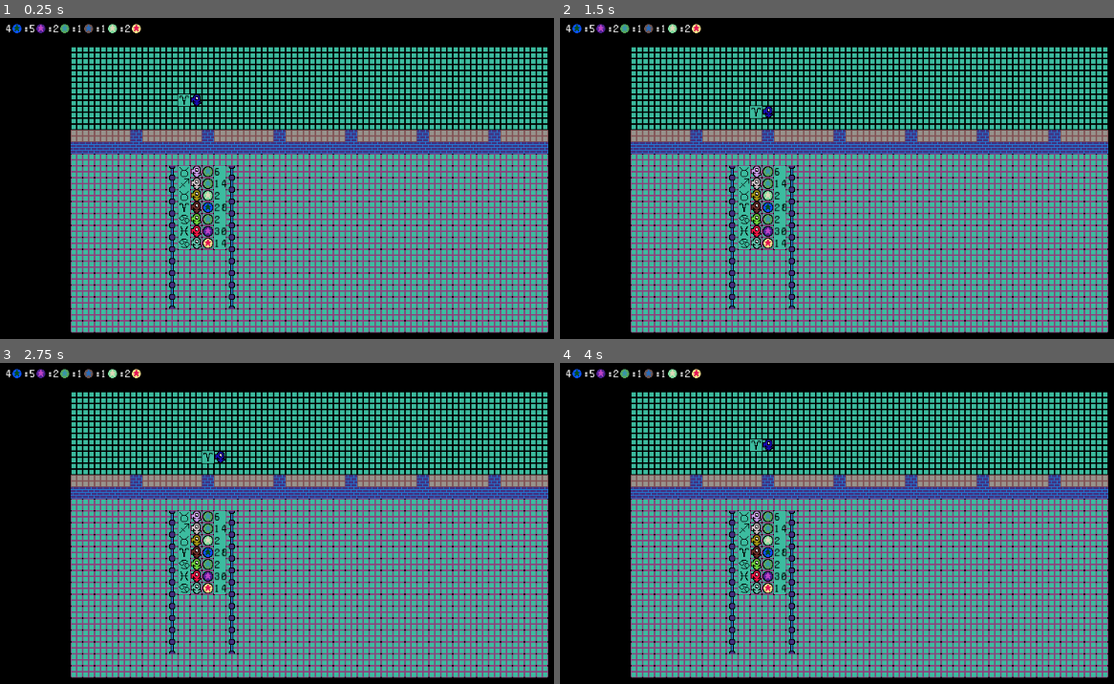
Above: before the commit, frames 1-4 (two rows, left to right).
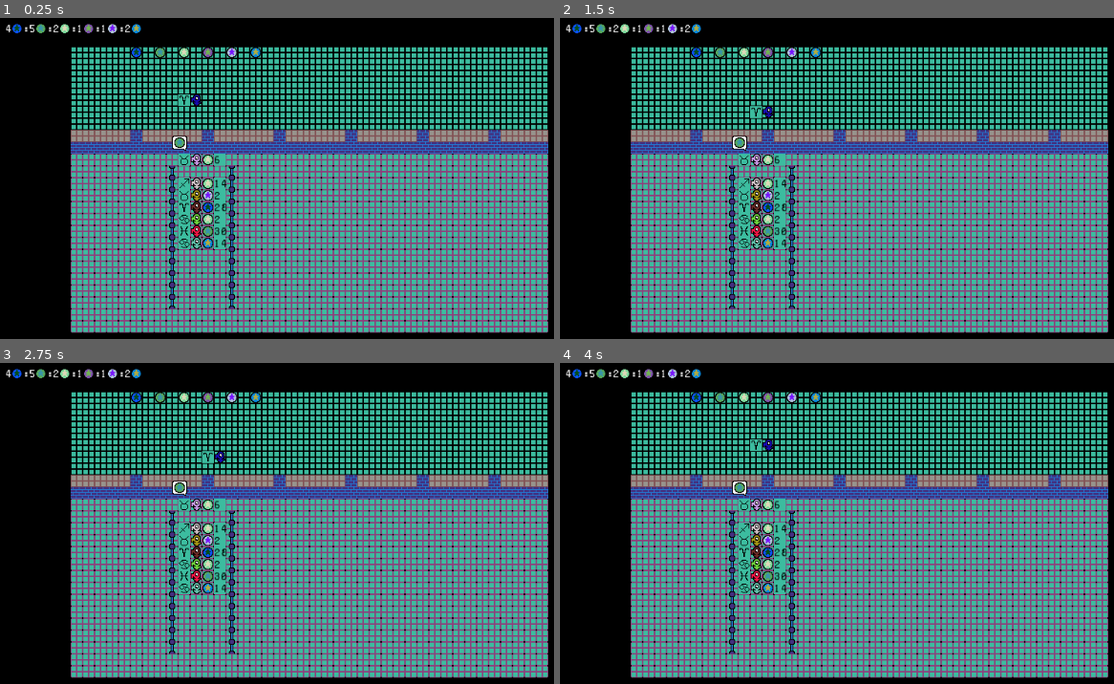
Above: after the commit, the same moments.

Repository: medmaster0/GoblinBank
Game: Godot game, scene res://Game.tscn
Same seed, same stepped clock (60 frames per second), same inputs: the game is played once before the commit and once after it.
Inputs:
- Up to frame 1 (0.25 s): no input
- Up to frame 2 (1.5 s): tap Enter at 0.5 s; hold Right (ui_right) 0.53-1.28 s; tap Space at 1.25 s; hold Down (ui_down) from 1.28 s (still down)
- Up to frame 3 (2.75 s): tap Enter at 2 s; release Down (ui_down) at 2.03 s; hold Right (ui_right) from 2.03 s (still down)
- Up to frame 4 (4 s): tap Space at 2.75 s; release Right (ui_right) at 2.78 s; hold Up (ui_up) 2.78-3.53 s; tap Enter at 3.5 s; hold Left (ui_left) from 3.53 s (still down)

The runs differ from the first frame. In frame 1, 1.3% of the frame differs, in the area x 6-48%, y 1-72%; in frame 2, 1.3%; in frame 3, 1.3%; in frame 4, 1.3%.

Commit message:
Added speech bubble for coin request

Diff:
--- a/Coin.tscn
+++ b/Coin.tscn
@@ -4,7 +4,7 @@
 [ext_resource path="res://tiles/coinPrim.png" type="Texture" id=2]
 [ext_resource path="res://tiles/coinSeco.png" type="Texture" id=3]
 
-[node name="Coin" type="Node2D"]
+[node name="Coin" type="Node2D" index="0"]
 
 script = ExtResource( 1 )
 
--- a/FrontOffice.gd
+++ b/FrontOffice.gd
@@ -3,7 +3,7 @@
 export (PackedScene) var Coin
 export (PackedScene) var ZodiacTile
 export (PackedScene) var Player
-
+export (PackedScene) var SpeechRequest
 
 # class member variables go here, for example:
 # var a = 2
@@ -11,6 +11,7 @@
 
 var exchange_coins = [] #a list of coins traded at the bank
 var exchange_rates = [] #a list of exchange rates. ex. 5:6:7
+var map_coins = [] #list of coins that appear on map (with hit boxes)
 
 var main_player #the main player instance
 
@@ -93,6 +94,13 @@
 			colon_label.text = ":"
 			add_child(colon_label)
 
+		#Finally, create a copy and hit box in the bank
+		var map_coin = Coin.instance()
+		map_coin.position = $FloorMapPrim.map_to_world( Vector2(15+2*i, 6) )
+		add_child(map_coin)
+		map_coin.get_child(0).modulate = coin.get_child(0).modulate
+		map_coin.get_child(1).modulate = coin.get_child(1).modulate
+		map_coins.append(map_coin)
 
 	#Create rope line
 	$WallMapPrim.set_cell(18,16,8)
@@ -145,8 +153,22 @@
 	$WallMapPrim.set_cell(23,27,8)
 	$WallMapSeco.set_cell(23,27,7)
 
+	#DEBUG: Try Speech Bubble
+	var speech_bubble = SpeechRequest.instance()
+	add_child(speech_bubble)
+	speech_bubble.position = $FloorMapPrim.map_to_world( Vector2(19,13) )
+	#Skew the speech_bubble further
+	speech_bubble.position.y = speech_bubble.position.y + ($FloorMapPrim.cell_size.y/2.0)
+	speech_bubble.position.x = speech_bubble.position.x - ($FloorMapPrim.cell_size.x/2.0)
+
+	#DEBUG: Color the speech bubble
+	#Choose a random exchange coin
+	var temp_coin = exchange_coins[randi()%exchange_coins.size()]
+	speech_bubble.get_child(1).get_child(0).modulate = temp_coin.get_child(0).modulate
+	speech_bubble.get_child(1).get_child(1).modulate = temp_coin.get_child(1).modulate
+
 	#Generate Customers...
-	newCustomer(  $FloorMapPrim.map_to_world( Vector2(20,16)  ) )
+	newCustomer(  $FloorMapPrim.map_to_world( Vector2(20,15)  ) )
 	newCustomer(  $FloorMapPrim.map_to_world( Vector2(20,17)  ) )
 	newCustomer(  $FloorMapPrim.map_to_world( Vector2(20,18)  ) )
 	newCustomer(  $FloorMapPrim.map_to_world( Vector2(20,19)  ) )
--- a/FrontOffice.tscn
+++ b/FrontOffice.tscn
@@ -1,22 +1,24 @@
-[gd_scene load_steps=6 format=2]
+[gd_scene load_steps=7 format=2]
 
 [ext_resource path="res://FrontOffice.gd" type="Script" id=1]
 [ext_resource path="res://Coin.tscn" type="PackedScene" id=2]
 [ext_resource path="res://ZodiacTile.tscn" type="PackedScene" id=3]
 [ext_resource path="res://Player.tscn" type="PackedScene" id=4]
-[ext_resource path="res://Tileset.tres" type="TileSet" id=5]
+[ext_resource path="res://SpeechRequest.tscn" type="PackedScene" id=5]
+[ext_resource path="res://Tileset.tres" type="TileSet" id=6]
 
-[node name="FrontOffice" type="Node" index="0"]
+[node name="FrontOffice" type="Node"]
 
 script = ExtResource( 1 )
 Coin = ExtResource( 2 )
 ZodiacTile = ExtResource( 3 )
 Player = ExtResource( 4 )
+SpeechRequest = ExtResource( 5 )
 
 [node name="FloorMapSeco" type="TileMap" parent="." index="0"]
 
 mode = 0
-tile_set = ExtResource( 5 )
+tile_set = ExtResource( 6 )
 cell_size = Vector2( 16, 16 )
 cell_quadrant_size = 16
 cell_custom_transform = Transform2D( 1, 0, 0, 1, 0, 0 )
--- /dev/null
+++ b/SpeechRequest.tscn
@@ -0,0 +1,19 @@
+[gd_scene load_steps=3 format=2]
+
+[ext_resource path="res://tiles/speechPrim.png" type="Texture" id=1]
+[ext_resource path="res://Coin.tscn" type="PackedScene" id=2]
+
+[node name="SpeechRequest" type="Node2D" index="0"]
+
+_sections_unfolded = [ "Transform" ]
+
+[node name="BubbleSprite" type="Sprite" parent="." index="0"]
+
+texture = ExtResource( 1 )
+centered = false
+_sections_unfolded = [ "Offset" ]
+
+[node name="Coin" parent="." index="1" instance=ExtResource( 2 )]
+
+position = Vector2( 2, 1 )
+_sections_unfolded = [ "Transform" ]
Not shown: 4 places in FrontOffice.tscn that only renumber resources
Binary file added: tiles/speechPrim.png
Not shown, added: tiles/speechPrim.png.import
